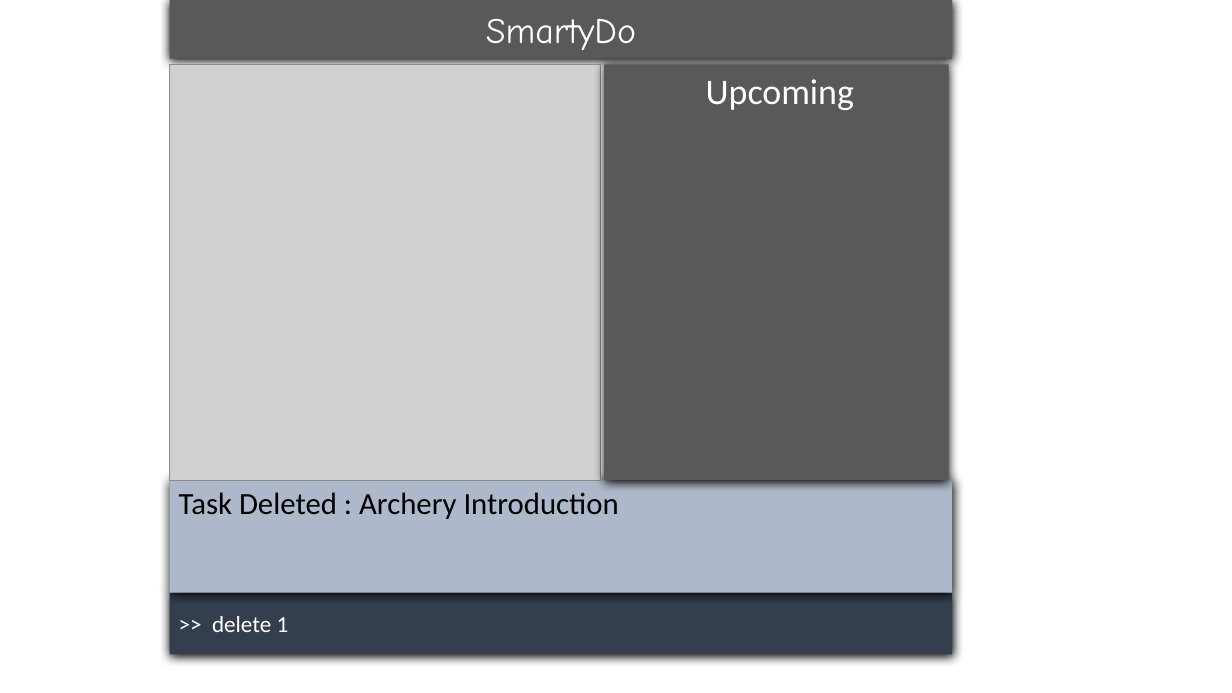
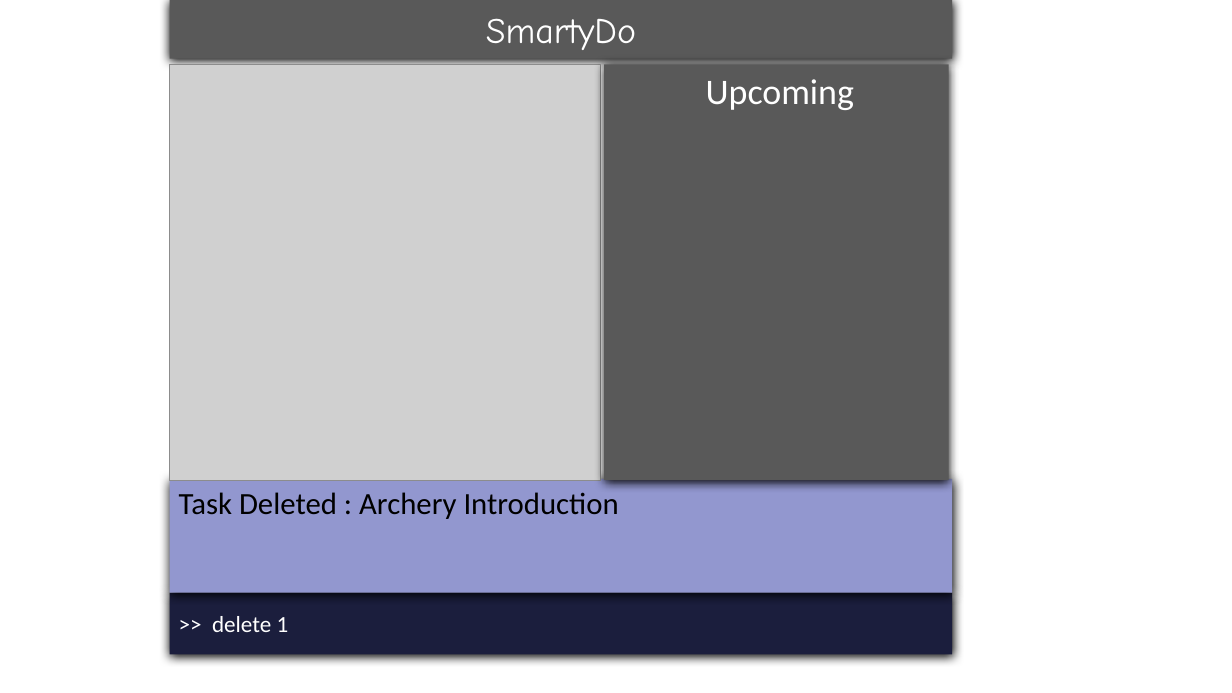
Before and after one commit to se-edu/addressbook-level4, a slide deck: slide 2 of docs/diagrams/UserGuide Drawings.pptx. Drawn at 1232x693 pixels with LibreOffice and Linux fonts; fonts in the diff are those of the drawing; grey boxes stand for pictures. Boxes give left, top, right and bottom in pixels: in the first picture for what was removed or moved away, otherwise in the second. Text is boxed around its words. In the diff, an @@ line names an element or a change of style, - is before the commit and + after.

```diff
--- a/docs/diagrams/UserGuide Drawings.pptx
+++ b/docs/diagrams/UserGuide Drawings.pptx
@@ rectangle "Task Deleted : Archery Introduction" at [170, 479, 953, 592]: fill #ADB9CA to #9297CF @@
@@ rectangle ">> delete 1" at [170, 592, 953, 654]: fill #333F50 to #1B1E3E @@
```
Also in this commit, not shown: 2 other slides changed, 8 slides added, 13 other files.
